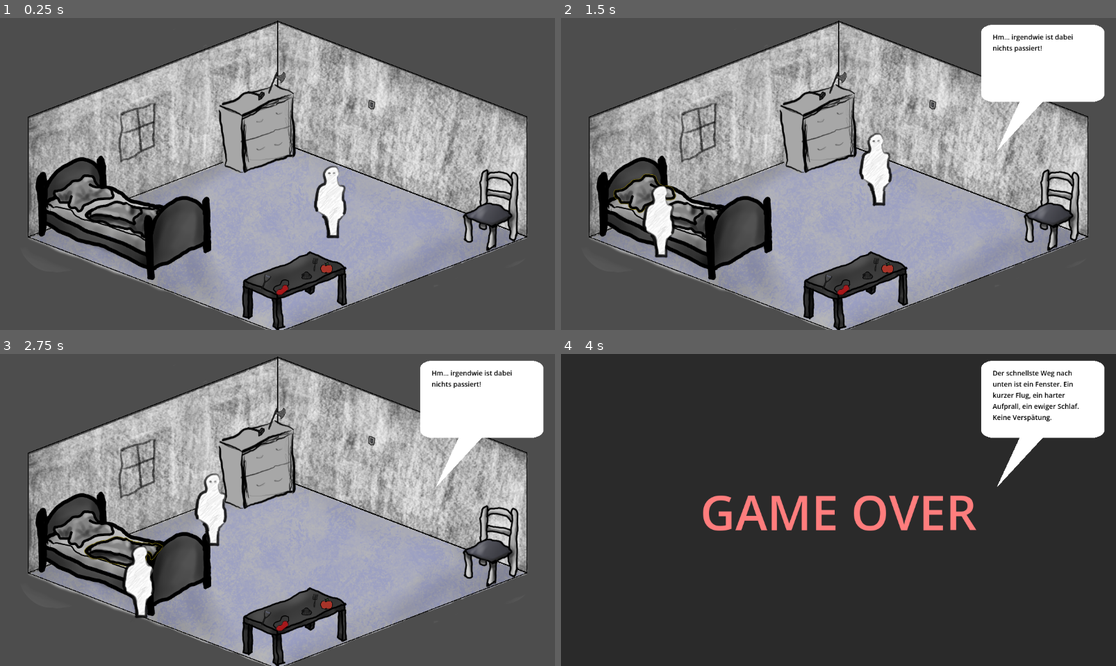
Above: before the commit, frames 1-4 (two rows, left to right).
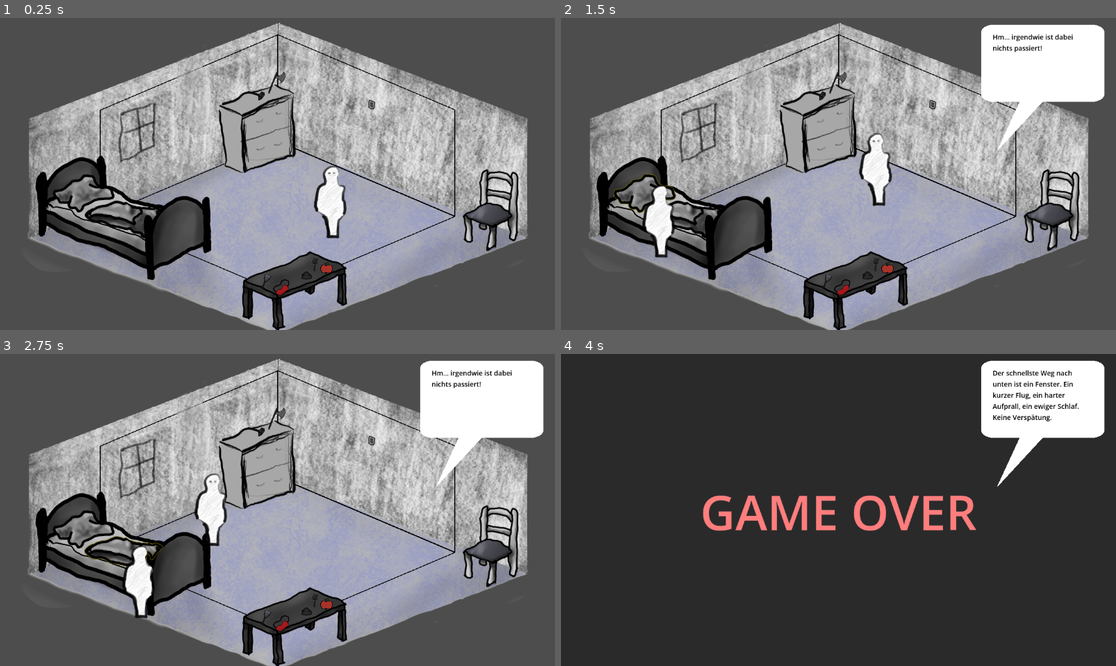
Above: after the commit, the same moments.

Repository: AndreasBurbach/GGJ_MyMask
Game: Godot game, scene res://main.tscn
Two runs of this game, one before a commit and one after it. Both use one fixed random seed, a clock stepped at 60 frames per second and the inputs below. The engine's default icon, where the game draws it, is replaced by a stand-in: a white triangle on a blue panel in a dark square. Sound files missing from this copy of the repository are replaced by a short silence.
Inputs (mouse positions are in pixels of both pictures, inside the frame that each line leads up to):
- Up to frame 1 (0.25 s): no input
- Up to frame 2 (1.5 s): tap Enter at 0.5 s; move the mouse to (894, 202) at 0.52 s; press the mouse at (894, 202) at 0.53 s; tap Space at 1.25 s; move the mouse to (644, 192) at 1.27 s; release the mouse at (644, 192) at 1.28 s; click (644, 192) at 1.35 s
- Up to frame 3 (2.75 s): move the mouse to (127, 550) at 2.02 s; press the mouse at (127, 550) at 2.03 s
- Up to frame 4 (4 s): move the mouse to (699, 466) at 2.77 s; release the mouse at (699, 466) at 2.78 s; click (699, 466) at 2.85 s; tap Enter at 3.5 s; move the mouse to (1005, 556) at 3.52 s; press the mouse at (1005, 556) at 3.53 s

The runs differ from the first frame. In frame 1, 1.7% of the frame differs, in the area x 5-95%, y 0-100%; in frame 2, 1.6%; in frame 3, 1.6%; in frame 4, nothing differs.

Commit message:
I kinda lost track of what changed

Diff:
--- a/main.tscn
+++ b/main.tscn
@@ -36,23 +36,33 @@
 [ext_resource type="Texture2D" uid="uid://pa6v3hy44bug" path="res://art/sprites/tapestry_piece.png" id="23_seu75"]
 [ext_resource type="Texture2D" uid="uid://bj1lloob5ion3" path="res://art/sprites/Waschbar.png" id="27_0rl1p"]
 [ext_resource type="Texture2D" uid="uid://w37ei6vhunkx" path="res://art/sprites/Newspaper.png" id="29_ok6jj"]
-[ext_resource type="PackedScene" uid="uid://dlb37fbjxktau" path="res://sfx_audio_scene.tscn" id="32_jq2sk"]
-[ext_resource type="PackedScene" uid="uid://cyjfigho3i0gd" path="res://music_player_scene.tscn" id="33_4k2k6"]
+[ext_resource type="PackedScene" path="res://sfx_audio_scene.tscn" id="32_jq2sk"]
+[ext_resource type="PackedScene" path="res://music_player_scene.tscn" id="33_4k2k6"]
+
+[sub_resource type="RectangleShape2D" id="RectangleShape2D_b1qrp"]
+resource_local_to_scene = true
+size = Vector2(143, 28)
+
+[sub_resource type="ShaderMaterial" id="ShaderMaterial_come4"]
+resource_local_to_scene = true
+shader = ExtResource("4_lquwl")
+shader_parameter/line_color = Color(0.57388204, 0.50448245, 0.0085459035, 1)
+shader_parameter/line_thickness = 0.0
 
 [sub_resource type="RectangleShape2D" id="RectangleShape2D_h8e4i"]
 resource_local_to_scene = true
+size = Vector2(128.00002, 128)
+
+[sub_resource type="ShaderMaterial" id="ShaderMaterial_4lmeg"]
+resource_local_to_scene = true
+shader = ExtResource("4_lquwl")
+shader_parameter/line_color = Color(0.57388204, 0.50448245, 0.0085459035, 1)
+shader_parameter/line_thickness = 0.0
+
+[sub_resource type="RectangleShape2D" id="RectangleShape2D_0cp0l"]
+resource_local_to_scene = true
 size = Vector2(143, 28)
 
-[sub_resource type="ShaderMaterial" id="ShaderMaterial_4lmeg"]
-resource_local_to_scene = true
-shader = ExtResource("4_lquwl")
-shader_parameter/line_color = Color(0.57388204, 0.50448245, 0.0085459035, 1)
-shader_parameter/line_thickness = 0.0
-
-[sub_resource type="RectangleShape2D" id="RectangleShape2D_0cp0l"]
-resource_local_to_scene = true
-size = Vector2(128.00002, 128)
-
 [sub_resource type="ShaderMaterial" id="ShaderMaterial_d2t1y"]
 resource_local_to_scene = true
 shader = ExtResource("4_lquwl")
@@ -61,7 +71,7 @@
 
 [sub_resource type="RectangleShape2D" id="RectangleShape2D_gngh3"]
 resource_local_to_scene = true
-size = Vector2(143, 28)
+size = Vector2(81.63431, 67.40538)
 
 [sub_resource type="ShaderMaterial" id="ShaderMaterial_0n3wm"]
 resource_local_to_scene = true
@@ -71,7 +81,7 @@
 
 [sub_resource type="RectangleShape2D" id="RectangleShape2D_qnost"]
 resource_local_to_scene = true
-size = Vector2(81.63431, 67.40538)
+size = Vector2(107.20123, 63.296223)
 
 [sub_resource type="ShaderMaterial" id="ShaderMaterial_wnkbs"]
 resource_local_to_scene = true
@@ -81,7 +91,7 @@
 
 [sub_resource type="RectangleShape2D" id="RectangleShape2D_f6a44"]
 resource_local_to_scene = true
-size = Vector2(107.20123, 63.296223)
+size = Vector2(151.5, 224)
 
 [sub_resource type="ShaderMaterial" id="ShaderMaterial_0cbny"]
 resource_local_to_scene = true
@@ -91,7 +101,7 @@
 
 [sub_resource type="RectangleShape2D" id="RectangleShape2D_hrvbo"]
 resource_local_to_scene = true
-size = Vector2(151.5, 224)
+size = Vector2(47.5, 28)
 
 [sub_resource type="ShaderMaterial" id="ShaderMaterial_uypp3"]
 resource_local_to_scene = true
@@ -101,7 +111,7 @@
 
 [sub_resource type="RectangleShape2D" id="RectangleShape2D_blkrb"]
 resource_local_to_scene = true
-size = Vector2(47.5, 28)
+size = Vector2(153.52933, 109.23629)
 
 [sub_resource type="ShaderMaterial" id="ShaderMaterial_abqjc"]
 resource_local_to_scene = true
@@ -111,7 +121,7 @@
 
 [sub_resource type="RectangleShape2D" id="RectangleShape2D_6iyjs"]
 resource_local_to_scene = true
-size = Vector2(153.52933, 109.23629)
+size = Vector2(86.85939, 68.90199)
 
 [sub_resource type="ShaderMaterial" id="ShaderMaterial_4w656"]
 resource_local_to_scene = true
@@ -121,7 +131,7 @@
 
 [sub_resource type="RectangleShape2D" id="RectangleShape2D_e71vb"]
 resource_local_to_scene = true
-size = Vector2(86.85939, 68.90199)
+size = Vector2(48, 16)
 
 [sub_resource type="ShaderMaterial" id="ShaderMaterial_rnkwl"]
 resource_local_to_scene = true
@@ -131,7 +141,7 @@
 
 [sub_resource type="RectangleShape2D" id="RectangleShape2D_vke2r"]
 resource_local_to_scene = true
-size = Vector2(48, 16)
+size = Vector2(16, 20)
 
 [sub_resource type="ShaderMaterial" id="ShaderMaterial_uit24"]
 resource_local_to_scene = true
@@ -141,7 +151,7 @@
 
 [sub_resource type="RectangleShape2D" id="RectangleShape2D_ruth0"]
 resource_local_to_scene = true
-size = Vector2(16, 20)
+size = Vector2(42.482376, 22.709984)
 
 [sub_resource type="ShaderMaterial" id="ShaderMaterial_rm4vd"]
 resource_local_to_scene = true
@@ -151,7 +161,7 @@
 
 [sub_resource type="RectangleShape2D" id="RectangleShape2D_pjyto"]
 resource_local_to_scene = true
-size = Vector2(42.482376, 22.709984)
+size = Vector2(24, 20)
 
 [sub_resource type="ShaderMaterial" id="ShaderMaterial_sm6fg"]
 resource_local_to_scene = true
@@ -161,18 +171,18 @@
 
 [sub_resource type="RectangleShape2D" id="RectangleShape2D_b17eg"]
 resource_local_to_scene = true
+size = Vector2(24, 38)
+
+[sub_resource type="ShaderMaterial" id="ShaderMaterial_ntx8l"]
+resource_local_to_scene = true
+shader = ExtResource("4_lquwl")
+shader_parameter/line_color = Color(0.57388204, 0.50448245, 0.0085459035, 1)
+shader_parameter/line_thickness = 0.0
+
+[sub_resource type="RectangleShape2D" id="RectangleShape2D_uatky"]
+resource_local_to_scene = true
 size = Vector2(24, 20)
 
-[sub_resource type="ShaderMaterial" id="ShaderMaterial_ntx8l"]
-resource_local_to_scene = true
-shader = ExtResource("4_lquwl")
-shader_parameter/line_color = Color(0.57388204, 0.50448245, 0.0085459035, 1)
-shader_parameter/line_thickness = 0.0
-
-[sub_resource type="RectangleShape2D" id="RectangleShape2D_uatky"]
-resource_local_to_scene = true
-size = Vector2(24, 38)
-
 [sub_resource type="ShaderMaterial" id="ShaderMaterial_rqtf5"]
 resource_local_to_scene = true
 shader = ExtResource("4_lquwl")
@@ -181,19 +191,9 @@
 
 [sub_resource type="RectangleShape2D" id="RectangleShape2D_1vm84"]
 resource_local_to_scene = true
-size = Vector2(24, 20)
+size = Vector2(13, 28)
 
 [sub_resource type="ShaderMaterial" id="ShaderMaterial_wu3dr"]
-resource_local_to_scene = true
-shader = ExtResource("4_lquwl")
-shader_parameter/line_color = Color(0.57388204, 0.50448245, 0.0085459035, 1)
-shader_parameter/line_thickness = 0.0
-
-[sub_resource type="RectangleShape2D" id="RectangleShape2D_cyx1q"]
-resource_local_to_scene = true
-size = Vector2(13, 28)
-
-[sub_resource type="ShaderMaterial" id="ShaderMaterial_0dhbp"]
 resource_local_to_scene = true
 shader = ExtResource("4_lquwl")
 shader_parameter/line_color = Color(0.57388204, 0.50448245, 0.0085459035, 1)
@@ -202,6 +202,16 @@
 [sub_resource type="RectangleShape2D" id="RectangleShape2D_come4"]
 size = Vector2(33, 121)
 
+[sub_resource type="ShaderMaterial" id="ShaderMaterial_cyx1q"]
+resource_local_to_scene = true
+shader = ExtResource("4_lquwl")
+shader_parameter/line_color = Color(0.57388204, 0.50448245, 0.0085459035, 1)
+shader_parameter/line_thickness = 0.0
+
+[sub_resource type="RectangleShape2D" id="RectangleShape2D_0dhbp"]
+resource_local_to_scene = true
+size = Vector2(131.69267, 309.60193)
+
 [sub_resource type="ShaderMaterial" id="ShaderMaterial_jx0wj"]
 resource_local_to_scene = true
 shader = ExtResource("4_lquwl")
@@ -210,7 +220,7 @@
 
 [sub_resource type="RectangleShape2D" id="RectangleShape2D_kkkcx"]
 resource_local_to_scene = true
-size = Vector2(131.69267, 309.60193)
+size = Vector2(40.4758, 19.036713)
 
 [sub_resource type="ShaderMaterial" id="ShaderMaterial_34ol3"]
 resource_local_to_scene = true
@@ -220,7 +230,7 @@
 
 [sub_resource type="RectangleShape2D" id="RectangleShape2D_c2n8d"]
 resource_local_to_scene = true
-size = Vector2(40.4758, 19.036713)
+size = Vector2(34.96051, 22.583313)
 
 [sub_resource type="ShaderMaterial" id="ShaderMaterial_wy5fy"]
 resource_local_to_scene = true
@@ -230,7 +240,7 @@
 
 [sub_resource type="RectangleShape2D" id="RectangleShape2D_gx4rg"]
 resource_local_to_scene = true
-size = Vector2(34.96051, 22.583313)
+size = Vector2(32, 16)
 
 [sub_resource type="ShaderMaterial" id="ShaderMaterial_5dllo"]
 resource_local_to_scene = true
@@ -240,7 +250,7 @@
 
 [sub_resource type="RectangleShape2D" id="RectangleShape2D_phcyf"]
 resource_local_to_scene = true
-size = Vector2(32, 16)
+size = Vector2(115, 112)
 
 [sub_resource type="ShaderMaterial" id="ShaderMaterial_birbe"]
 resource_local_to_scene = true
@@ -250,7 +260,7 @@
 
 [sub_resource type="RectangleShape2D" id="RectangleShape2D_f1p13"]
 resource_local_to_scene = true
-size = Vector2(115, 112)
+size = Vector2(84, 172)
 
 [sub_resource type="ShaderMaterial" id="ShaderMaterial_4obbf"]
 resource_local_to_scene = true
@@ -260,19 +270,9 @@
 
 [sub_resource type="RectangleShape2D" id="RectangleShape2D_ovcoh"]
 resource_local_to_scene = true
-size = Vector2(84, 172)
+size = Vector2(59, 30)
 
 [sub_resource type="ShaderMaterial" id="ShaderMaterial_ppx11"]
-resource_local_to_scene = true
-shader = ExtResource("4_lquwl")
-shader_parameter/line_color = Color(0.57388204, 0.50448245, 0.0085459035, 1)
-shader_parameter/line_thickness = 0.0
-
-[sub_resource type="RectangleShape2D" id="RectangleShape2D_1yv1y"]
-resource_local_to_scene = true
-size = Vector2(59, 30)
-
-[sub_resource type="ShaderMaterial" id="ShaderMaterial_5yh34"]
 resource_local_to_scene = true
 shader = ExtResource("4_lquwl")
 shader_parameter/line_color = Color(0.57388204, 0.50448245, 0.0085459035, 1)
--- a/project.godot
+++ b/project.godot
@@ -16,7 +16,7 @@
 
 config/name="Mask"
 run/main_scene="uid://brc7tkecr8s0i"
-config/features=PackedStringArray("4.6", "GL Compatibility")
+config/features=PackedStringArray("4.7", "GL Compatibility")
 config/icon="uid://bpue464gyu34t"
 
 [input]
--- a/room.tscn
+++ b/room.tscn
@@ -4,39 +4,46 @@
 
 [node name="Room" type="Node2D" unique_id=1847015269]
 script = ExtResource("1_88gup")
-angle = 0.3665191429188092
-width = 693
-depth = 693
-height = 311
+angle = 0.4014257279586958
+width = 500
+depth = 500
+height = 276
 metadata/_edit_group_ = true
 
 [node name="Floor" type="Line2D" parent="." unique_id=1085639986]
-points = PackedVector2Array(0, 0, 646.9712, 248.34898, -6.1035156e-05, 496.69794, -646.9713, 248.34901)
+points = PackedVector2Array(0, 0, 460.25244, 195.36557, 0, 390.73114, -460.25244, 195.36559)
 closed = true
 width = 2.0
 default_color = Color(0, 0, 0, 1)
 
 [node name="LWall" type="Line2D" parent="." unique_id=609864914]
-points = PackedVector2Array(0, 0, 0, -311, -646.97125, -62.65103, -646.97125, 248.34897)
+points = PackedVector2Array(0, 0, 0, -276, -460.25244, -80.634415, -460.25244, 195.36559)
 closed = true
 width = 2.0
 default_color = Color(0, 0, 0, 1)
 
 [node name="RWall" type="Line2D" parent="." unique_id=2060430625]
 position = Vector2(0, -1)
-points = PackedVector2Array(0, 0, 0, -311, 646.9712, -62.651016, 646.9712, 248.34898)
+points = PackedVector2Array(0, 0, 0, -276, 460.25244, -80.63443, 460.25244, 195.36557)
 closed = true
 width = 2.0
 default_color = Color(0, 0, 0, 1)
 
 [node name="LWallB" type="StaticBody2D" parent="." unique_id=612691531]
+visible = false
 
 [node name="CollisionPolygon2D" type="CollisionPolygon2D" parent="LWallB" unique_id=1648758278]
+visible = false
+polygon = PackedVector2Array(0, 0, 0, -276, -460.25244, -80.634415, -460.25244, 195.36559)
 
 [node name="RWallB" type="StaticBody2D" parent="." unique_id=315197731]
+visible = false
 
 [node name="CollisionPolygon2D" type="CollisionPolygon2D" parent="RWallB" unique_id=899864022]
+polygon = PackedVector2Array(0, 0, 0, -276, 460.25244, -80.63443, 460.25244, 195.36557)
 
 [node name="BWallB" type="StaticBody2D" parent="." unique_id=775890601]
+visible = false
 
 [node name="CollisionPolygon2D" type="CollisionPolygon2D" parent="BWallB" unique_id=611018669]
+polygon = PackedVector2Array(460.25244, 195.36557, 0, 390.73114, -460.25244, 195.36559, 0, 666.73114)
--- a/test_room.tscn
+++ b/test_room.tscn
@@ -5,10 +5,10 @@
 [ext_resource type="PackedScene" uid="uid://cw51pt3u06lpk" path="res://person.tscn" id="2_arrdh"]
 [ext_resource type="Texture2D" uid="uid://mdcn8bpns0yq" path="res://art/sprites/walls.png" id="2_sqxie"]
 [ext_resource type="PackedScene" uid="uid://dla8wqxxr6k0n" path="res://window.tscn" id="5_sqxie"]
-[ext_resource type="Texture2D" uid="uid://bd8oxbapj7kha" path="res://art/sprites/door.png" id="9_6r6vx"]
 [ext_resource type="PackedScene" uid="uid://c3fwgstba5cp2" path="res://closet.tscn" id="9_2602c"]
 [ext_resource type="PackedScene" uid="uid://qxriqd5vwo4m" path="res://drawer.tscn" id="9_i507p"]
 [ext_resource type="PackedScene" uid="uid://ckljqhqgepbui" path="res://snake.tscn" id="9_l3001"]
+[ext_resource type="PackedScene" uid="uid://df147uriq4d5b" path="res://noisy_door.tscn" id="10_2602c"]
 [ext_resource type="AudioStream" uid="uid://degudcd3xcpol" path="res://art/music/Operngesang.wav" id="10_i507p"]
 
 [node name="TestRoom" type="Node2D" unique_id=785187453]
@@ -29,10 +29,6 @@
 [node name="Window" parent="." unique_id=19461601 instance=ExtResource("5_sqxie")]
 position = Vector2(-379, 27)
 
-[node name="Door" type="Sprite2D" parent="." unique_id=1453277277]
-position = Vector2(-22, 71)
-texture = ExtResource("9_6r6vx")
-
 [node name="Drawer" parent="." unique_id=105037415 instance=ExtResource("9_i507p")]
 
 [node name="Closet" parent="." unique_id=1578186393 instance=ExtResource("9_2602c")]
@@ -47,3 +43,6 @@
 [node name="AudioStreamPlayer2D" type="AudioStreamPlayer2D" parent="." unique_id=1552654434]
 stream = ExtResource("10_i507p")
 autoplay = true
+
+[node name="Noises" parent="." unique_id=287758 instance=ExtResource("10_2602c")]
+position = Vector2(162.49998, -17.49997)
Not shown: 25 places in main.tscn that only renumber resources
